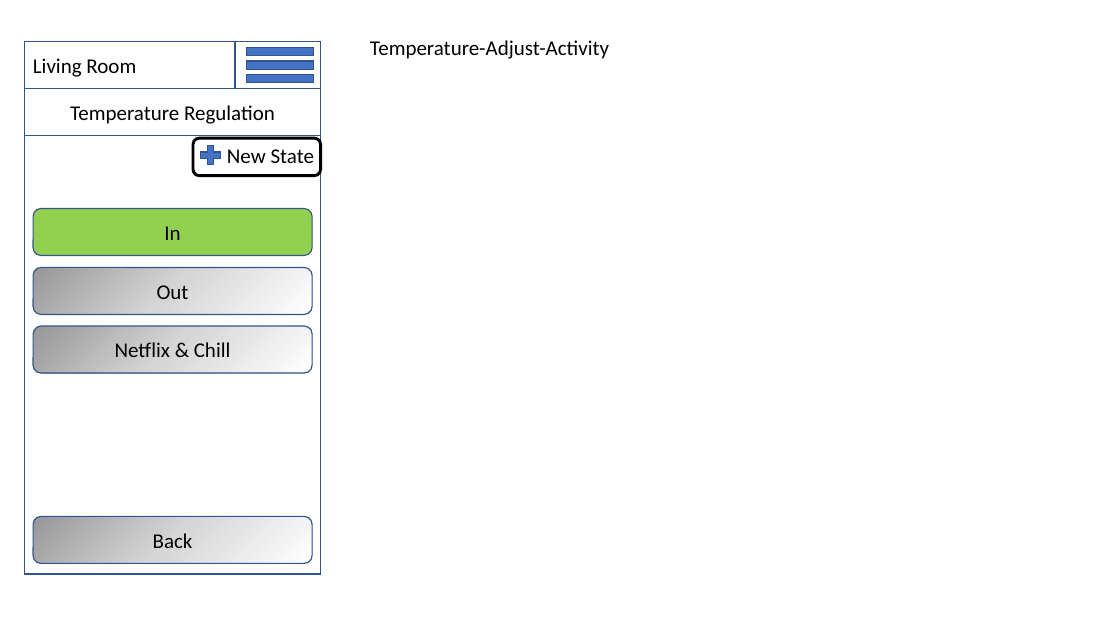
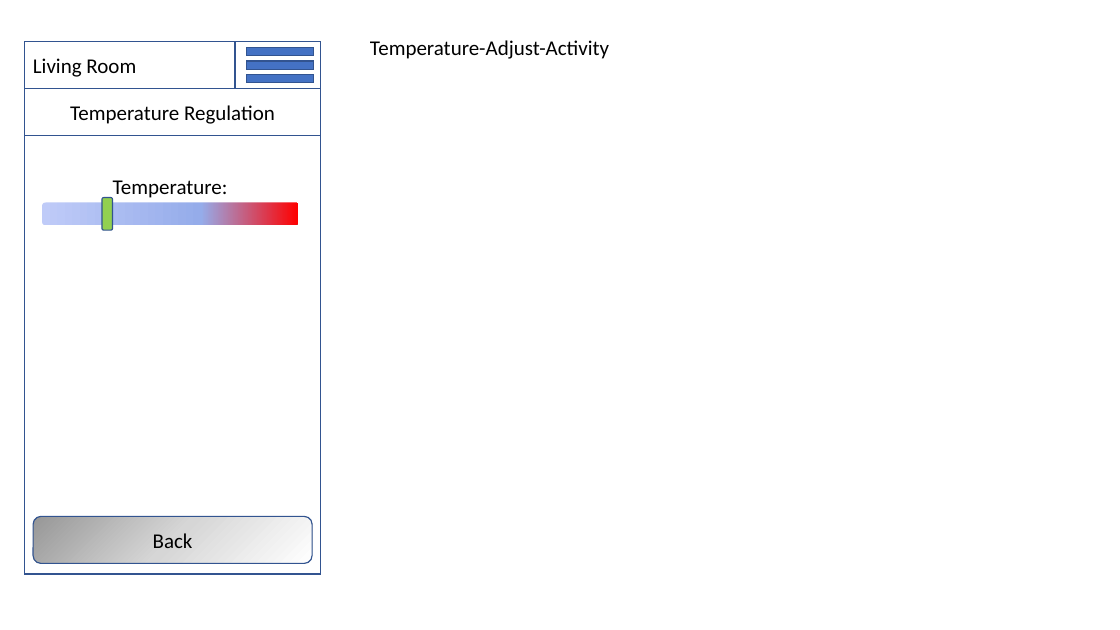
Before and after one commit to DavidOno/SmartHomeApp, a slide deck: slide 3 of Planning/Visualization/AllActivitiesVisualized.pptx. Drawn at 1120x630 pixels with LibreOffice and Linux fonts; fonts in the diff are those of the drawing. Boxes give left, top, right and bottom in pixels: in the first picture for what was removed or moved away, otherwise in the second. Text is boxed around its words. In the diff, an @@ line names an element or a change of style, - is before the commit and + after.

```diff
--- a/Planning/Visualization/AllActivitiesVisualized.pptx
+++ b/Planning/Visualization/AllActivitiesVisualized.pptx
@@ rounded rectangle removed at [193,138,321,176] @@
@@ plus sign removed at [197,142,223,168] @@
@@ text removed at [227,149,315,163] @@
-New State
@@ rectangle added at [42,170,298,202], fill #FFFFFF, 18 pt, text #000000 @@
+Temperature:
@@ rounded rectangle removed at [33,208,312,255] @@
-In
@@ rounded rectangle added at [42,202,298,226], fill gradient #BFCBF8 to #96ABEA to #FF0000 @@
@@ rounded rectangle added at [102,197,113,230], fill #92D050, outline #325491 1 pt @@
@@ rounded rectangle removed at [33,267,312,314] @@
-Out
@@ rounded rectangle removed at [33,326,312,373] @@
-Netflix & Chill
```
Also in this commit, not shown: 1 other slide changed, 1 slide added.
